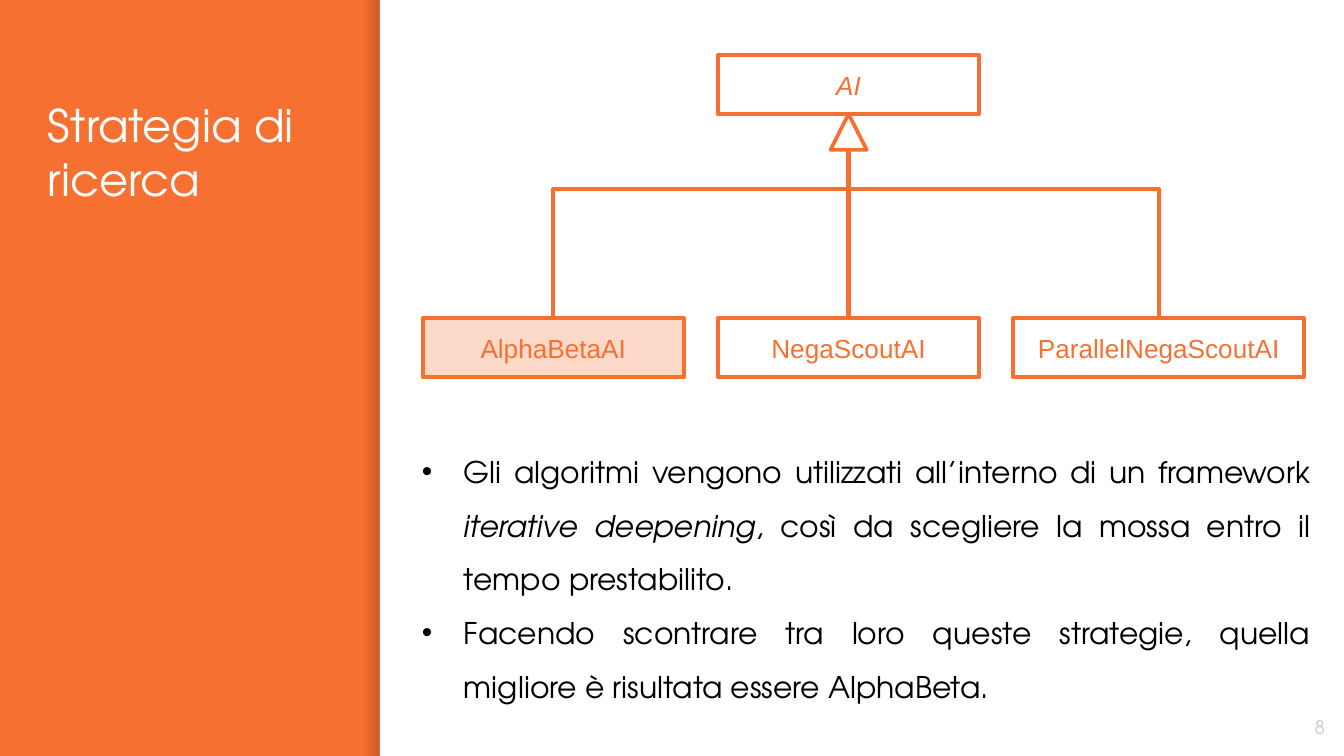
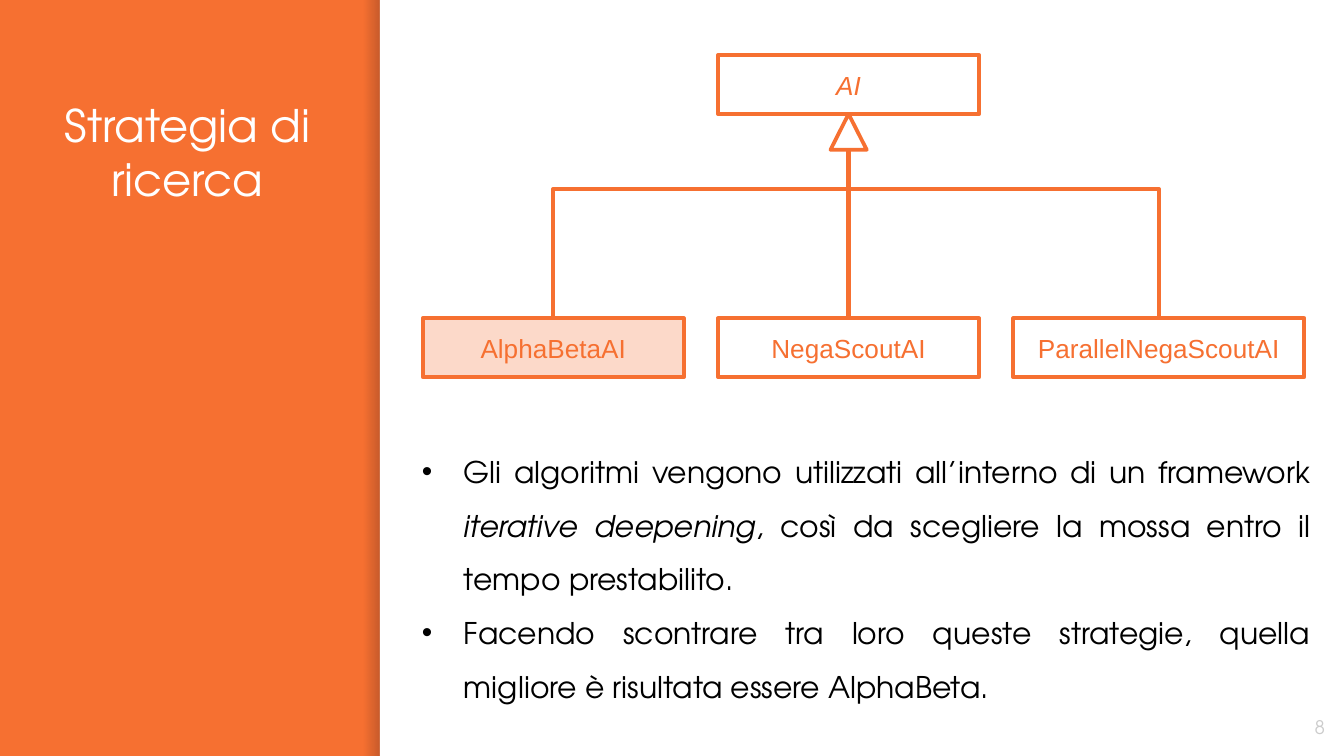
Before and after one commit to graitanto21/MillGates, a slide deck: slide 8 of Presentation/MillGates.pptx. Drawn at 1344x756 pixels with LibreOffice and Linux fonts; fonts in the diff are those of the drawing. Boxes give left, top, right and bottom in pixels: in the first picture for what was removed or moved away, otherwise in the second. Text is boxed around its words. In the diff, an @@ line names an element or a change of style, - is before the commit and + after.

```diff
--- a/Presentation/MillGates.pptx
+++ b/Presentation/MillGates.pptx
@@ title "Strategia di ricerca" moved from (x1=48, y1=108, x2=294, y2=197) to (x1=65, y1=108, x2=311, y2=197) @@
@@ title "Strategia di ricerca" at (x1=65, y1=108, x2=311, y2=197): alignment left to centre @@
```
Also in this commit, not shown: 9 other slides changed, 1 slide added.
